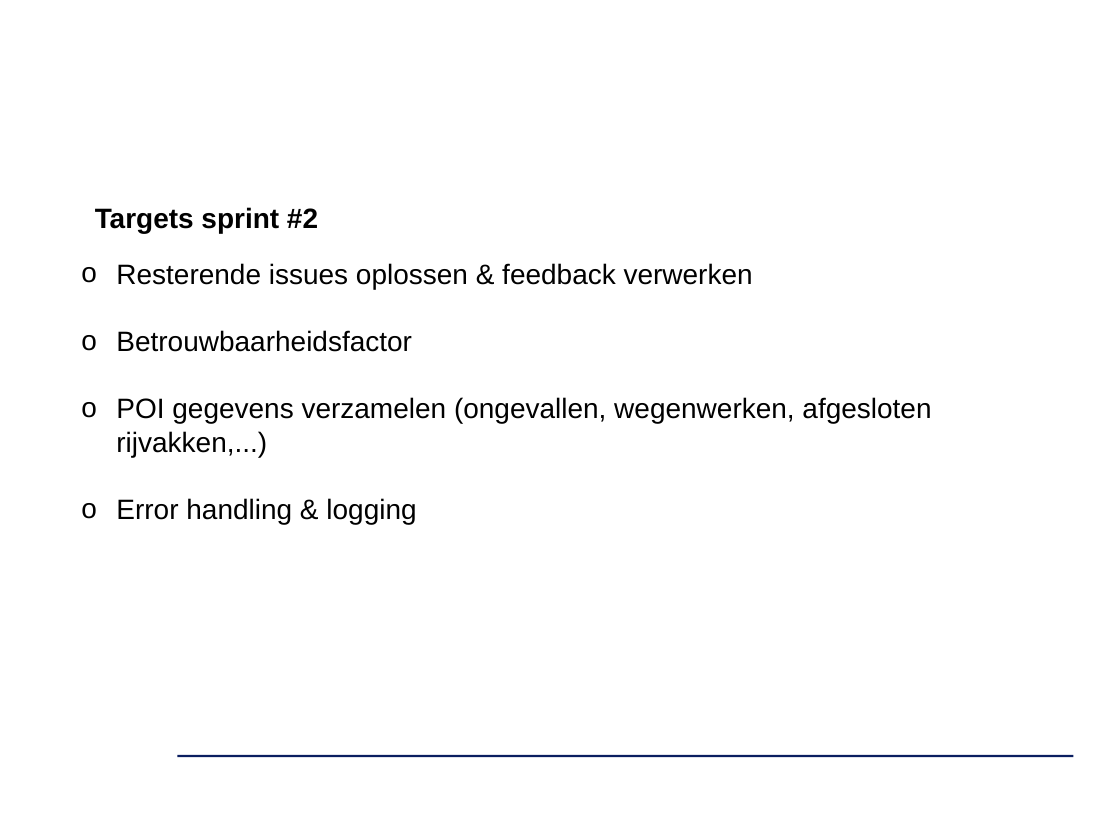
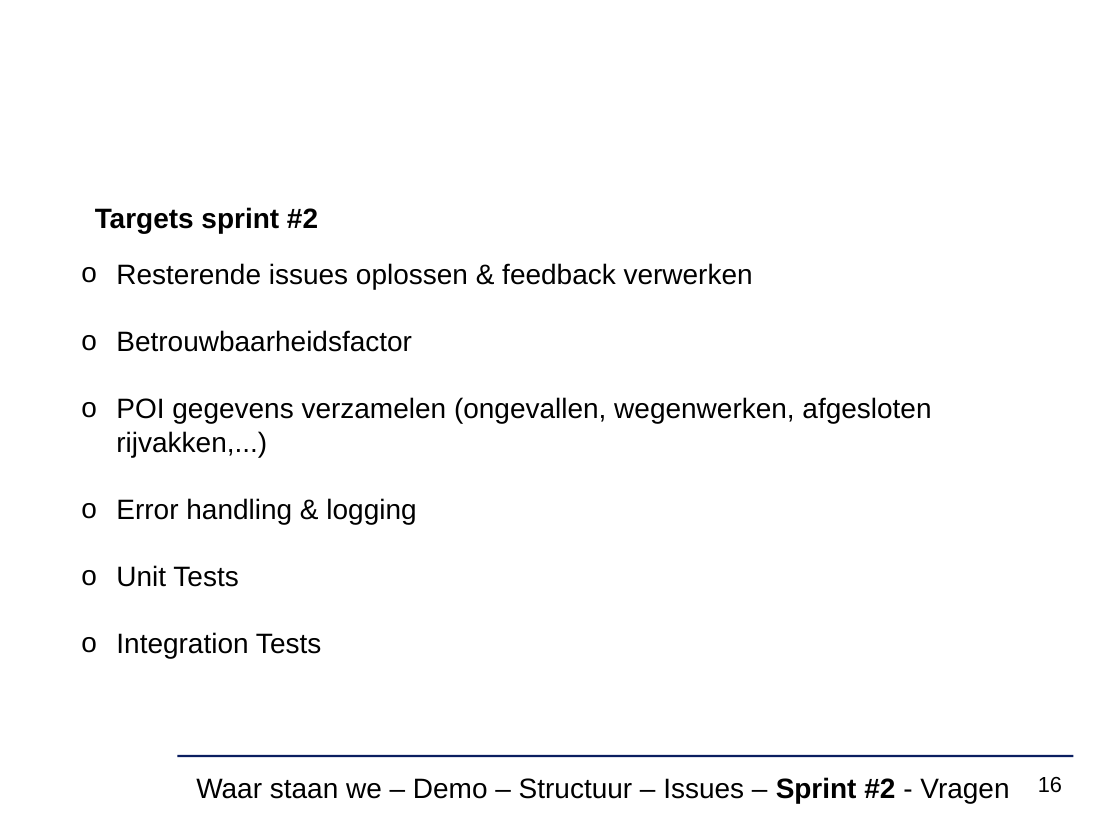
Before and after one commit to ghentlivinglab/Traffic-Travel-Time-Analyzer-4, a slide deck: slide 16 of Analyse/sprint1presentatie.pptx (slide 13 before the commit). Drawn at 1120x840 pixels with LibreOffice and Linux fonts; fonts in the diff are those of the drawing; background and template pictures are left out. Boxes give left, top, right and bottom in pixels: in the first picture for what was removed or moved away, otherwise in the second. Text is boxed around its words. In the diff, an @@ line names an element or a change of style, - is before the commit and + after.

Commit message:
update presentatie sprint 1

```diff
--- a/Analyse/sprint1presentatie.pptx
+++ b/Analyse/sprint1presentatie.pptx
@@ text at <box>116,565,321,659</box>: paragraphs added @@
+o Unit Tests
+o Integration Tests
@@ text added at <box>196,777,1009,803</box>, 18 pt, text #000000 @@
+Waar staan we – Demo – Structuur – Issues – Sprint #2 - Vragen
@@ page number added at <box>1038,776,1062,793</box>, 14 pt, text #000000 @@
+16
```
Also in this commit, not shown: 11 other slides changed, 7 slides added, 3 slides removed.
